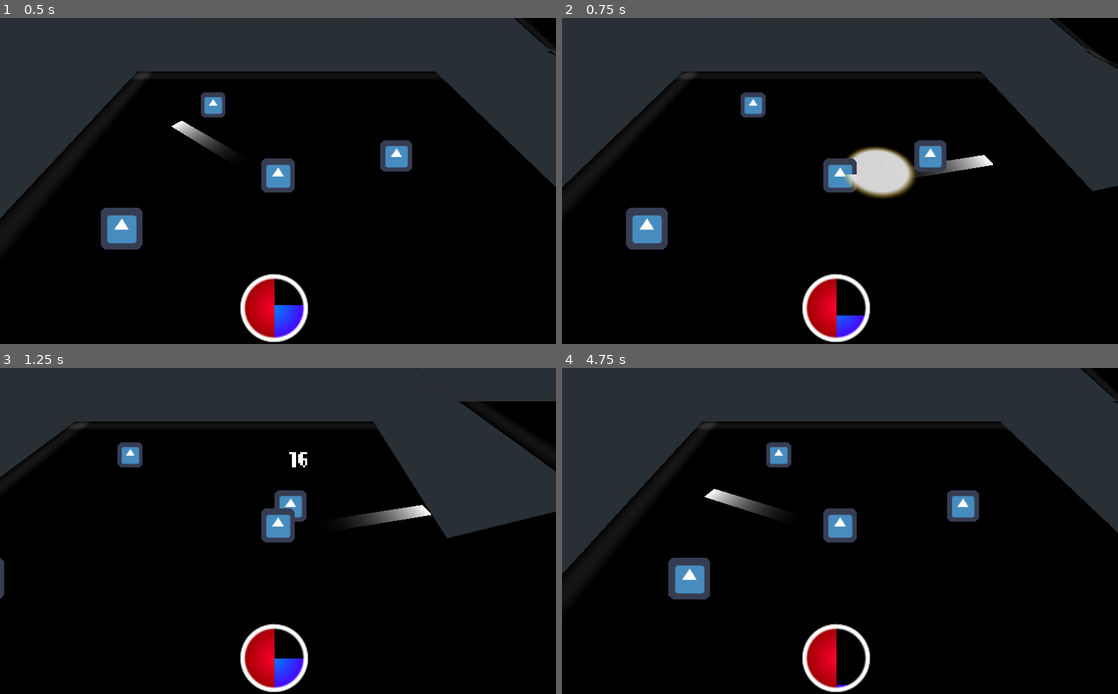
Above: before the commit, frames 1-4 (two rows, left to right).
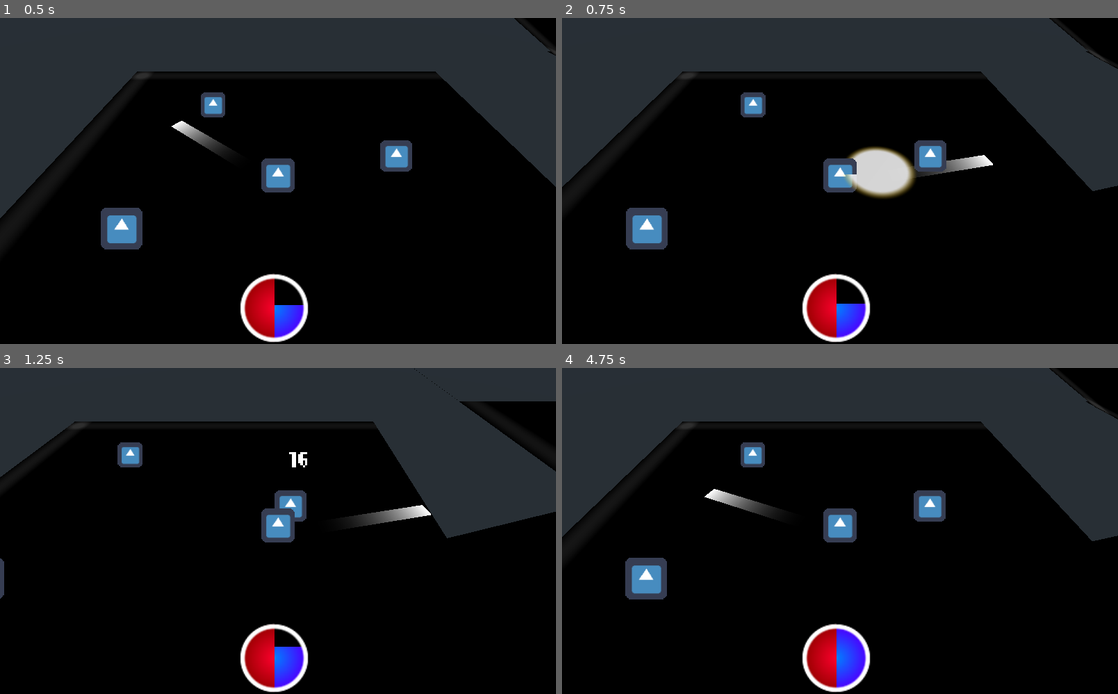
Above: after the commit, the same moments.

Repository: don-tnowe/godot-wyvernshield
Game: Godot game, scene res://assets/wyvernshield/scenes/main.tscn
The game is run twice, just before and just after one commit, with the same random seed, the same clock (stepped at 60 frames per second) and the same inputs. The engine's default icon, where the game draws it, is replaced by a stand-in: a white triangle on a blue panel in a dark square.
Inputs (mouse positions are in pixels of both pictures, inside the frame that each line leads up to):
- Up to frame 1 (0.5 s): no input
- Up to frame 2 (0.75 s): move the mouse to (962, 164) at 0.52 s; hold Right (ui_right) from 0.53 s (still down); tap J (attack) at 0.6 s
- Up to frame 3 (1.25 s): keep holding Right (ui_right)
- Up to frame 4 (4.75 s): move the mouse to (728, 547) at 1.27 s; release Right (ui_right) at 1.28 s; hold Down (ui_down) 1.28-2.03 s; tap J (attack) every 0.75 s from 1.35 to 4.35 s; move the mouse to (895, 459) at 2.02 s; hold Right (ui_right) 2.03-2.78 s; move the mouse to (812, 596) at 2.77 s; hold Up (ui_up) 2.78-3.53 s; move the mouse to (1006, 579) at 3.52 s; hold Left (ui_left) from 3.53 s (still down); move the mouse to (673, 482) at 4.27 s

Frame 1 is identical in both runs. In frame 2, 0.2% of the frame differs, in the area x 49-55%, y 87-92%; in frame 3, 0.2%; in frame 4, 8.8%, in the area x 0-100%, y 0-98%.

Commit message:
Fix melee using up energy

Diff:
--- a/assets/wyvernshield/combat_moves/melee.tres
+++ b/assets/wyvernshield/combat_moves/melee.tres
@@ -7,8 +7,8 @@
 [resource]
 script = ExtResource( 3 )
 base_multiplier = 2.0
-energy_cost = 0.0
-energy_type = "magic"
+energy_costs = [  ]
+energy_types = [  ]
 weapon_cooldown = 0.5
 all_specials_cooldown = 0.0
 spawn_scene = ExtResource( 2 )
